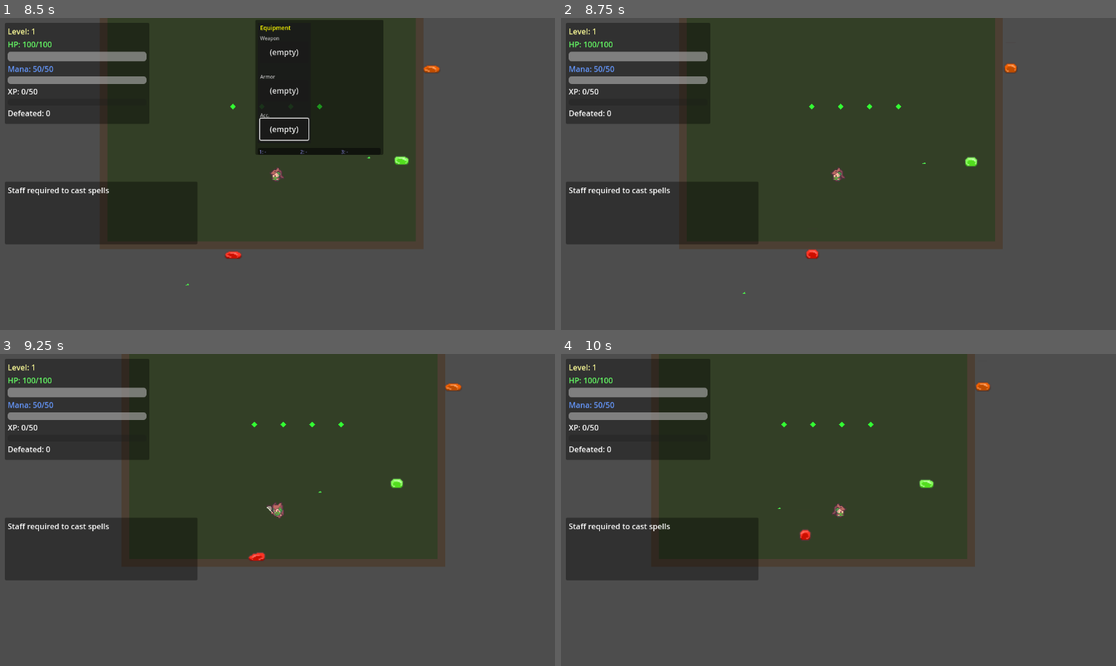
Above: before the commit, frames 1-4 (two rows, left to right).
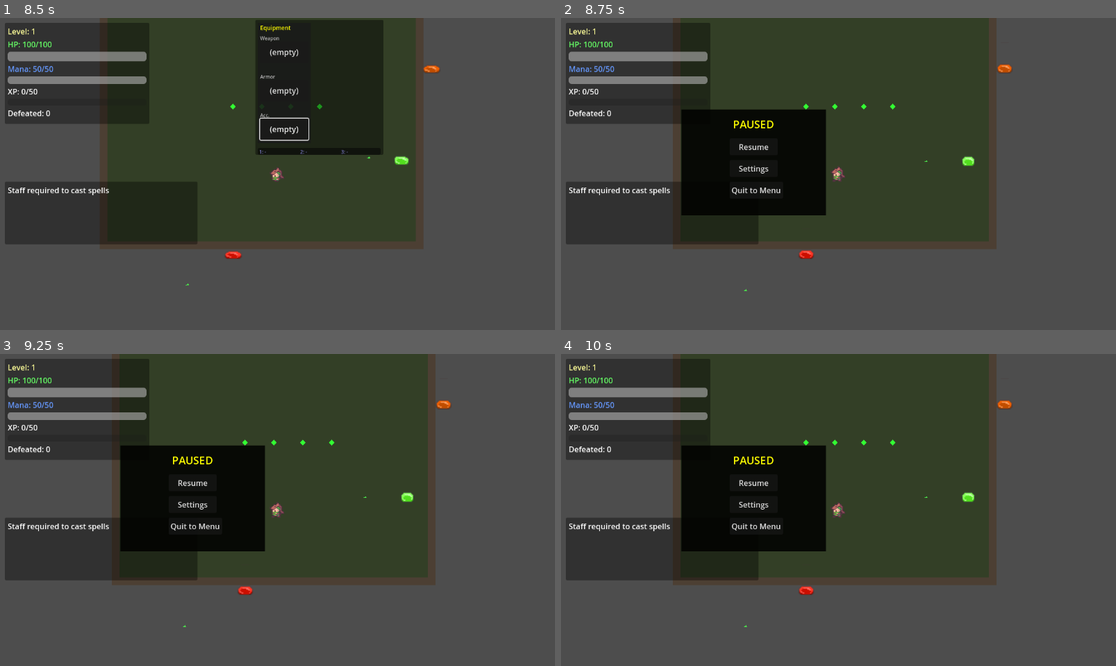
Above: after the commit, the same moments.

Repository: SFMiner/DeepGame_MVP
Game: Godot game, scene res://scenes/splash_screen.tscn
Same seed, same stepped clock (60 frames per second), same inputs: the game is played once before the commit and once after it.
Inputs (mouse positions are in pixels of both pictures, inside the frame that each line leads up to):
- Up to frame 1 (8.5 s): tap Enter at 0.5 s; move the mouse to (399, 158) at 0.52 s; hold D (move_right) 0.53-1.25 s; tap Space (attack_melee) at 0.6 s; click (399, 158) at 0.67 s; click "New Game" at 1.25 s; click "Confirm" at 2 s; click "(empty)" at 2.75 s; click "(empty)" at 3.5 s; click "(empty)" at 4.25 s; move the mouse to (166, 189) at 5.02 s; hold S (move_down) 5.03-5.78 s; tap X (attack_ranged) at 5.1 s; move the mouse to (333, 105) at 5.77 s; hold D (move_right) 5.78-6.53 s; tap E (interact) at 5.85 s; move the mouse to (249, 236) at 6.52 s; hold W (move_up) 6.53-7.28 s; tap 1 (spell_1) at 6.6 s; click (249, 236) at 6.67 s; move the mouse to (444, 220) at 7.27 s; hold A (move_left) from 7.28 s (still down); tap 2 (spell_2) at 7.35 s; tap I (inventory) at 7.9 s; move the mouse to (111, 127) at 8.02 s; tap 3 (spell_3) at 8.1 s
- Up to frame 2 (8.75 s): keep holding A (move_left); tap Escape (pause) at 8.65 s
- Up to frame 3 (9.25 s): move the mouse to (305, 510) at 8.77 s; release A (move_left) at 8.78 s; hold S (move_down) from 8.78 s (still down); tap Space (attack_melee) at 8.85 s; click (305, 510) at 8.92 s
- Up to frame 4 (10 s): move the mouse to (755, 432) at 9.52 s; release S (move_down) at 9.53 s; hold D (move_right) from 9.53 s (still down); tap X (attack_ranged) at 9.6 s

Frame 1 is identical in both runs. In frame 2, 11% of the frame differs, in the area x 20-83%, y 0-89%; in frame 3, 16%; in frame 4, 18%, in the area x 16-82%, y 0-88%.

Commit message:
Fix: HUD PROCESS_MODE_ALWAYS + _unhandled_input catches Esc when UI buttons consume it
- CanvasLayer process_mode = PROCESS_MODE_ALWAYS keeps input flowing during pause
- _unhandled_input as fallback: fires even when focused button consumes Esc in _gui_input
- Shared _handle_pause() used by both _input and _unhandled_input

Diff:
--- a/scripts/HUD.gd
+++ b/scripts/HUD.gd
@@ -36,6 +36,7 @@
 var _permadeath_check: CheckBox
 
 func _ready() -> void:
+	process_mode = PROCESS_MODE_ALWAYS
 	_create_ui()
 
 	EventBus.player_hp_changed.connect(_on_player_hp_changed)
@@ -423,24 +424,7 @@
 	if event is InputEventKey and event.echo:
 		return
 	if event.is_action_pressed("pause"):
-		if _settings_panel.visible:
-			_settings_panel.visible = false
-			return
-		if _inventory_open:
-			_inventory_open = false
-			_inventory_panel.visible = false
-			_equip_panel.visible = false
-			_tooltip_label.visible = false
-			_spell_bar_panel.visible = false
-			for btn: Button in _inventory_buttons:
-				btn.visible = false
-			for label: Label in _spell_labels:
-				label.visible = false
-			return
-		_pause_open = not _pause_open
-		_pause_panel.visible = _pause_open
-		_settings_panel.visible = false
-		get_tree().paused = _pause_open
+		_handle_pause()
 		return
 
 	if event.is_action_pressed("inventory"):
@@ -461,6 +445,30 @@
 	if _inventory_open and event is InputEventKey and event.pressed and event.keycode == KEY_X:
 		_try_drop_selected()
 
+func _unhandled_input(event: InputEvent) -> void:
+	if event.is_action_pressed("pause"):
+		_handle_pause()
+
+func _handle_pause() -> void:
+	if _settings_panel.visible:
+		_settings_panel.visible = false
+		return
+	if _inventory_open:
+		_inventory_open = false
+		_inventory_panel.visible = false
+		_equip_panel.visible = false
+		_tooltip_label.visible = false
+		_spell_bar_panel.visible = false
+		for btn: Button in _inventory_buttons:
+			btn.visible = false
+		for label: Label in _spell_labels:
+			label.visible = false
+		return
+	_pause_open = not _pause_open
+	_pause_panel.visible = _pause_open
+	_settings_panel.visible = false
+	get_tree().paused = _pause_open
+
 func _refresh_inventory() -> void:
 	for btn: Button in _inventory_buttons:
 		btn.queue_free()
